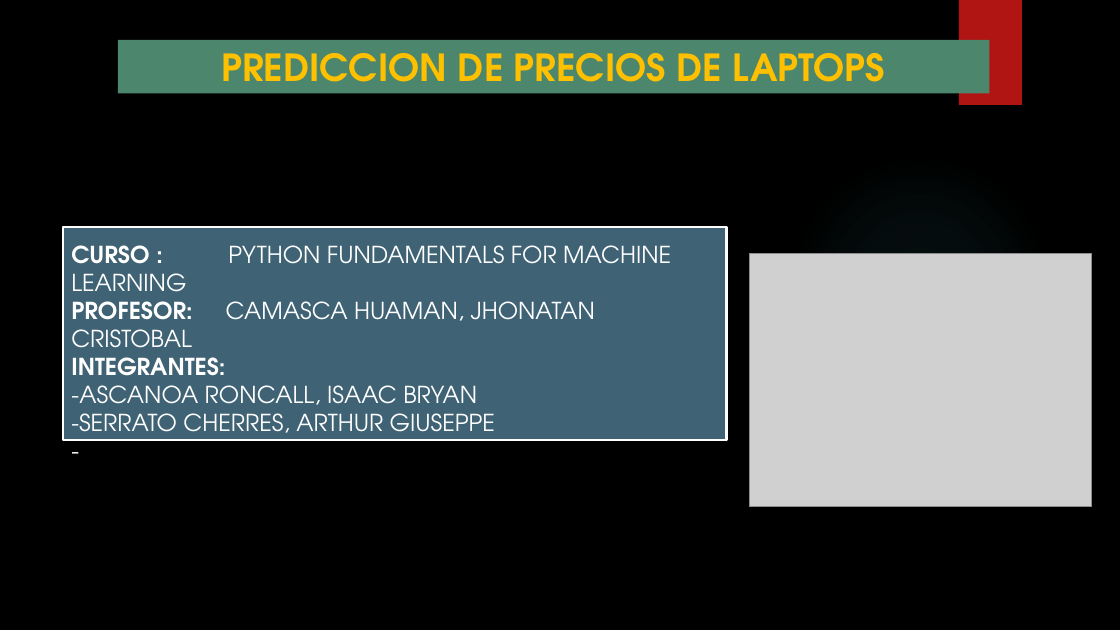
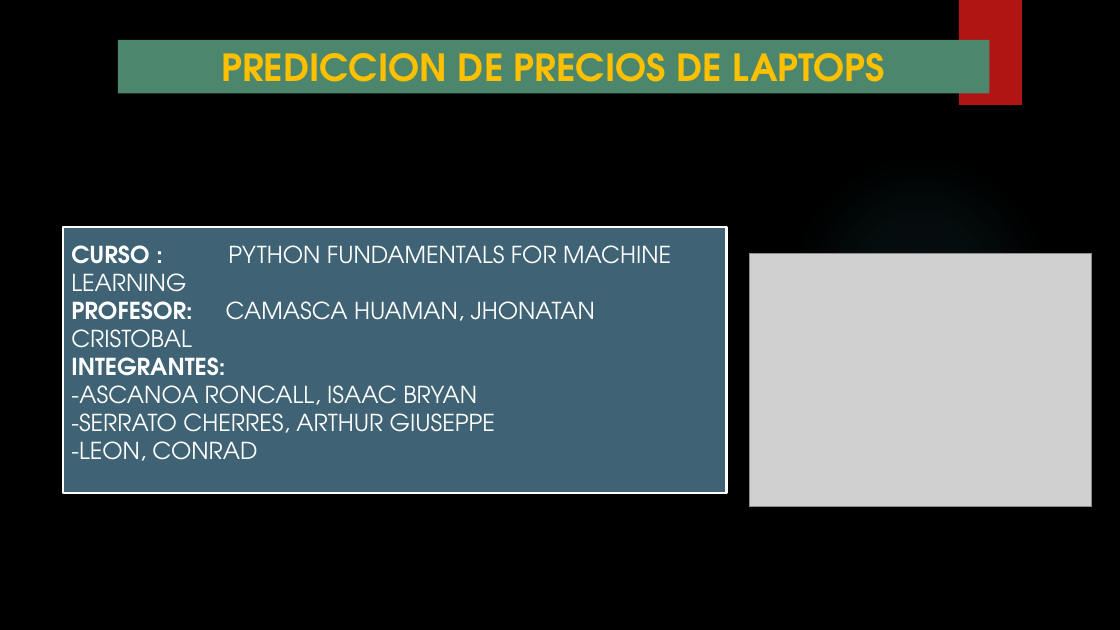
Before and after one commit to Isaac244/Proyecto_Machine_Learning, a slide deck: slide 1 of PROYECTO-MACHINE-LEARNING.pptx. Drawn at 1120x630 pixels with LibreOffice and Linux fonts; fonts in the diff are those of the drawing; grey boxes stand for pictures; background and template pictures are left out. Boxes give left, top, right and bottom in pixels: in the first picture for what was removed or moved away, otherwise in the second. Text is boxed around its words. In the diff, an @@ line names an element or a change of style, - is before the commit and + after.

```diff
--- a/PROYECTO-MACHINE-LEARNING.pptx
+++ b/PROYECTO-MACHINE-LEARNING.pptx
@@ rectangle: place and size @@
-rectangle at [63,227,727,439]
+rectangle at [63,227,727,493]
@@ text at [71,441,257,461]: text changed @@
--
+-LEON, CONRAD
```
Also in this commit, not shown: 1 other file.
